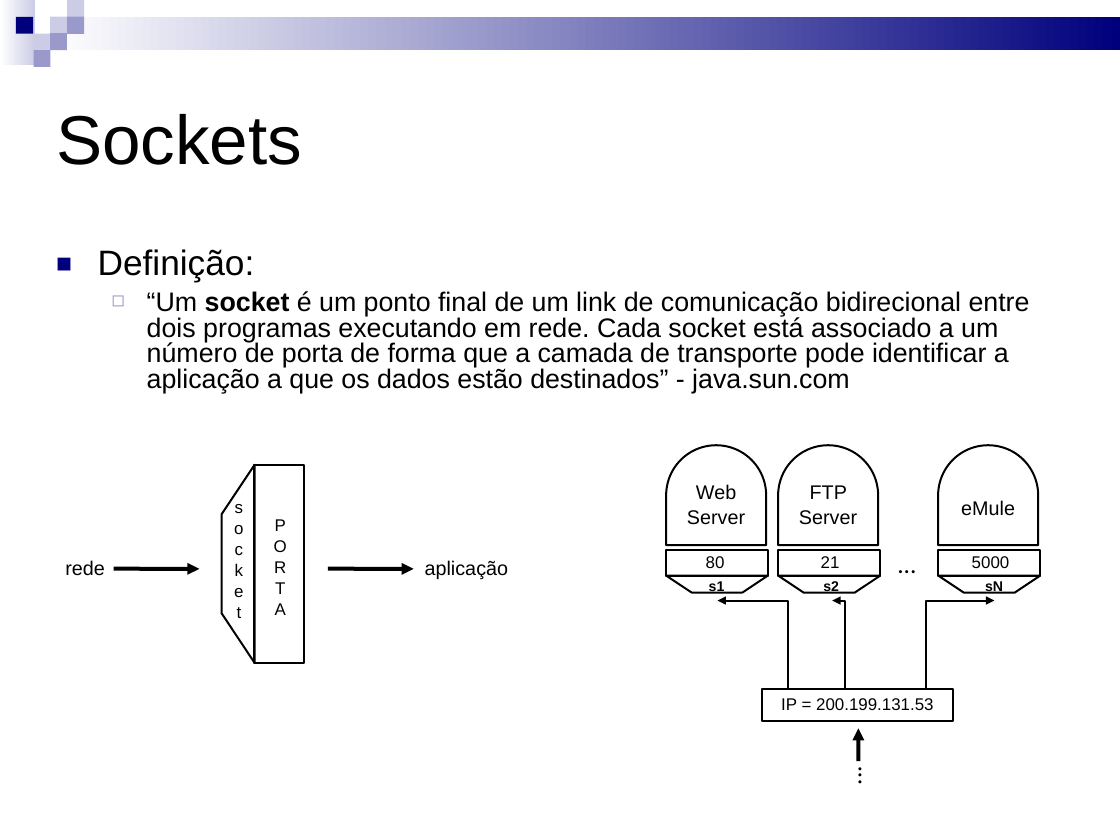
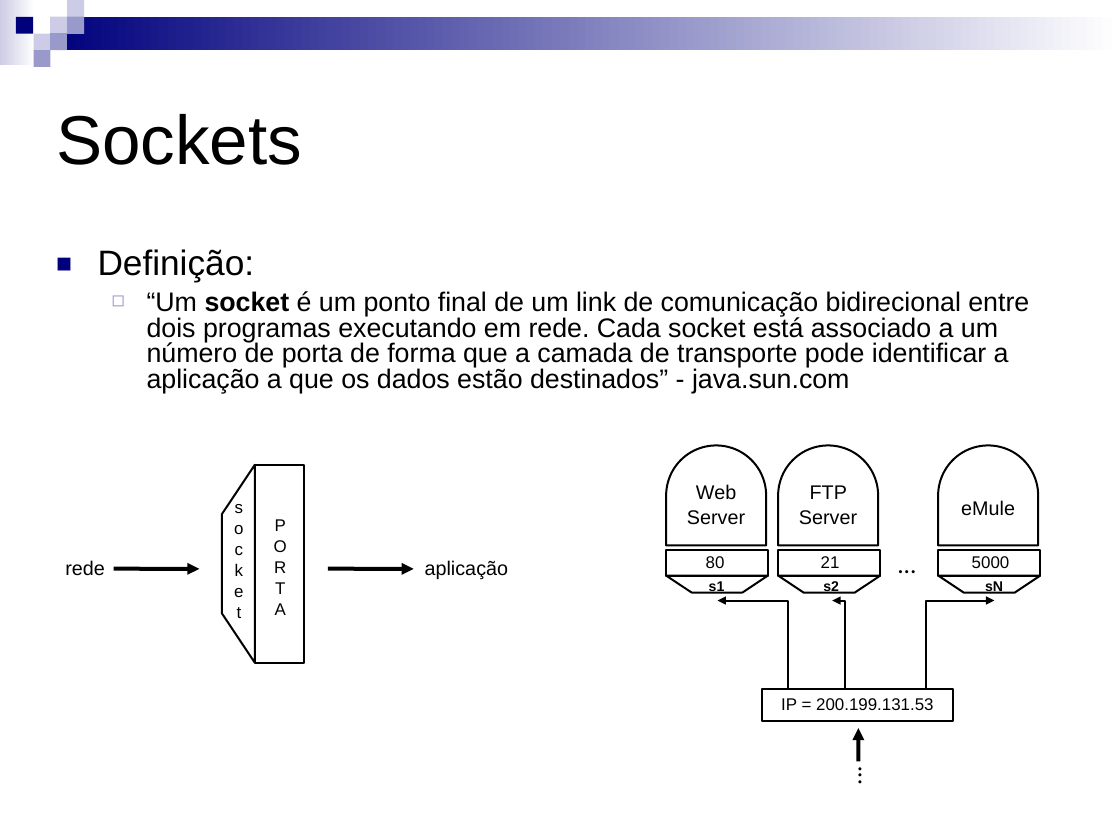
Before and after one commit to kdubezerra/kdubezerra, a slide deck: slide 3 of AD/slides_sisop2_pratica.ppt. Drawn at 1120x840 pixels with LibreOffice and Linux fonts; fonts in the diff are those of the drawing. Boxes give left, top, right and bottom in pixels: in the first picture for what was removed or moved away, otherwise in the second. Text is boxed around its words. In the diff, an @@ line names an element or a change of style, - is before the commit and + after.

```diff
--- a/AD/slides_sisop2_pratica.ppt
+++ b/AD/slides_sisop2_pratica.ppt
@@ rectangle at <box>0,0,36,65</box>: fill gradient #CCCCE6 to #FFFFFF to gradient #FFFFFF to #CCCCE6 @@
@@ rectangle at <box>51,16,1120,50</box>: fill gradient #00007D to #FFFFFF to gradient #FFFFFF to #00007D @@
```
Also in this commit, not shown: 29 other slides changed.
